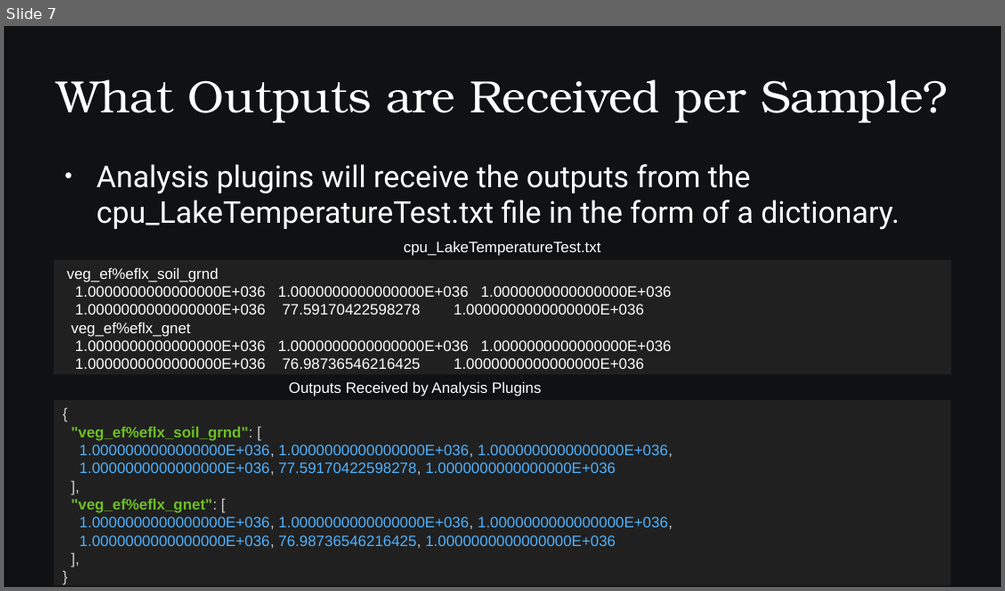
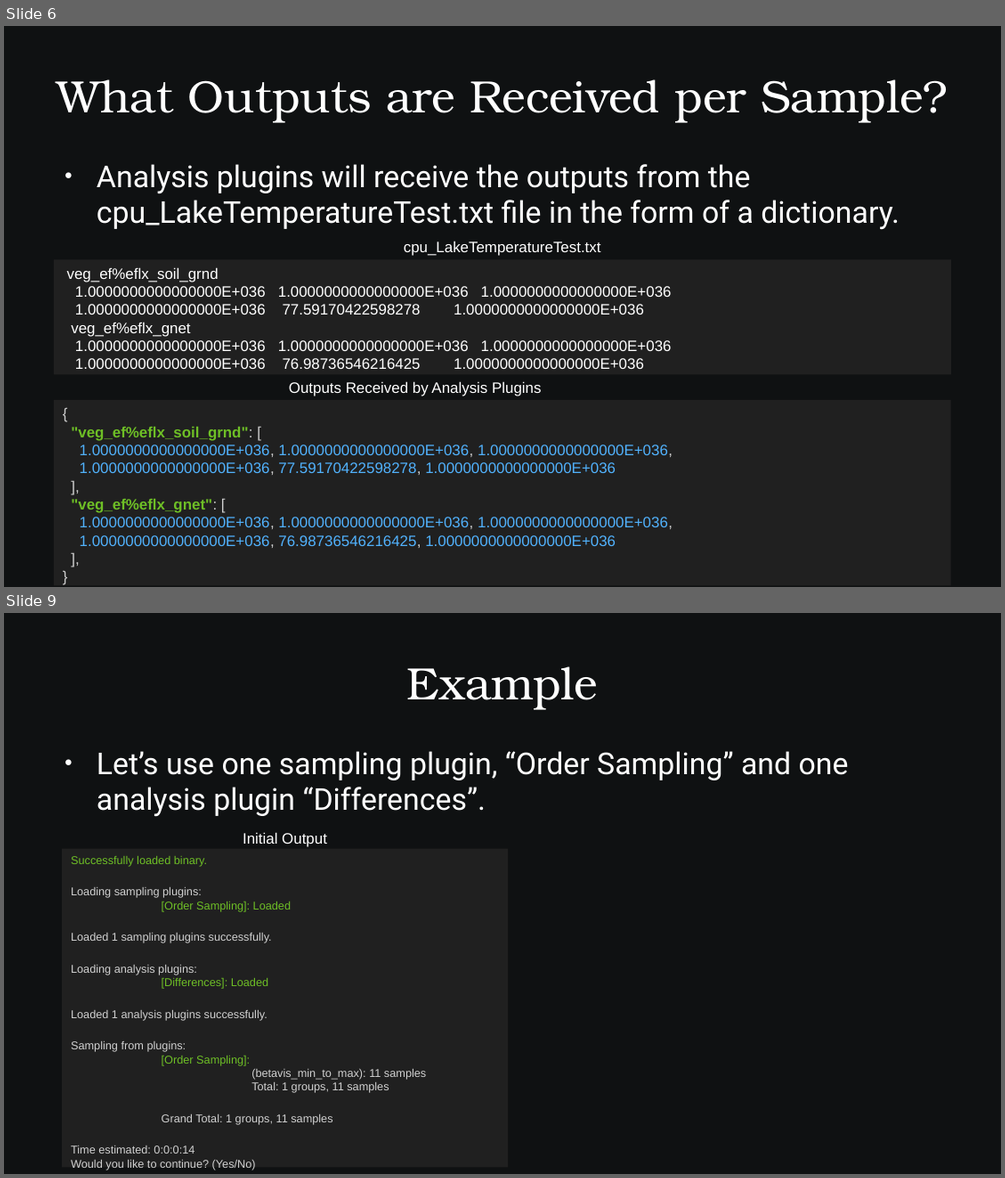
Before and after one commit to SamAllen06/lake_temp_work, a slide deck: documentation/for_collaborators/LakeTemperature.odp. Shown one above the other, each under a label of ours: slide 7 before the commit, slides 6 and 9 after it; the slides between them are not shown. The pictures are 1005x591 and 1005x1178 pixels, drawn with LibreOffice and Linux fonts; fonts in the diff are those of the drawing. Boxes give left, top, right and bottom in pixels: in the first picture for what was removed or moved away, otherwise in the second. Text is boxed around its words. In the diff, an @@ line names an element or a change of style, - is before the commit and + after.

Commit message:
Update LakeTemperature slides with sample groups and plugin type description

```diff
--- a/documentation/for_collaborators/LakeTemperature.odp
+++ b/documentation/for_collaborators/LakeTemperature.odp
@@ slide 9 added at [4, 613, 1001, 1174], background #0F1112 @@
@@ title added at [407, 666, 599, 710], 36 pt, text #FFFFFF @@
+Example
@@ text added at [97, 751, 849, 817], 24 pt, text #FFFFFF @@
+● Let’s use one sampling plugin, “Order Sampling” and one analysis plugin “Differences”.
@@ rectangle added at [62, 848, 508, 1167], fill #202020, 9 pt, text #D0D0D0 @@
+Successfully loaded binary.
+Loading sampling plugins:
+[Order Sampling]: Loaded
+Loaded 1 sampling plugins successfully.
+Loading analysis plugins:
+[Differences]: Loaded
+Loaded 1 analysis plugins successfully.
+Sampling from plugins:
+[Order Sampling]:
+(betavis_min_to_max): 11 samples
+Total: 1 groups, 11 samples
+Grand Total: 1 groups, 11 samples
+Time estimated: 0:0:0:14
+Would you like to continue? (Yes/No)
@@ text added at [243, 832, 327, 847], 12 pt, text #FFFFFF @@
+Initial Output
@@ what was slide 7 is now slide 6 @@
```
Also in this commit, not shown: 2 other slides added, 1 other file.
